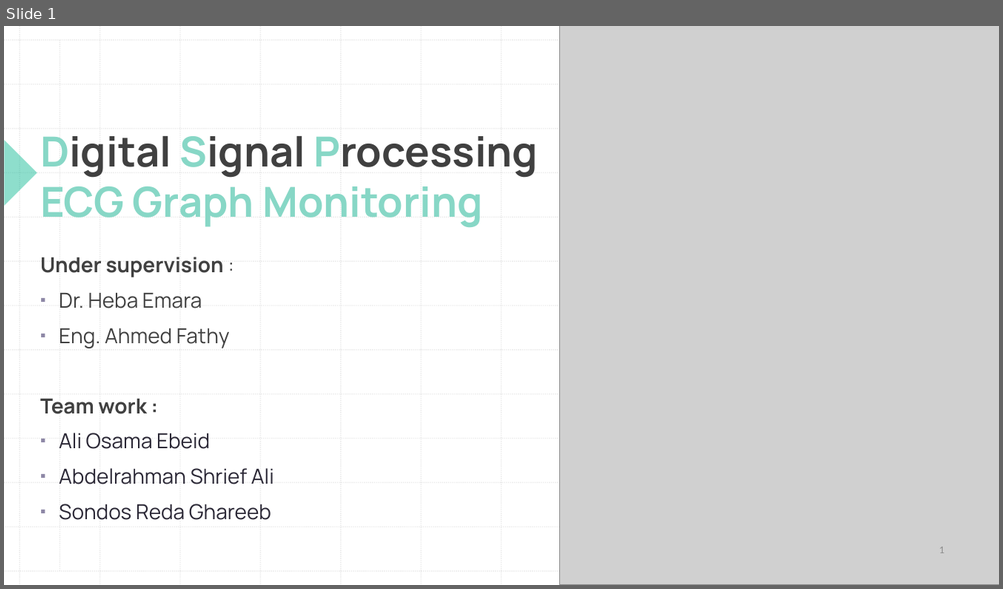
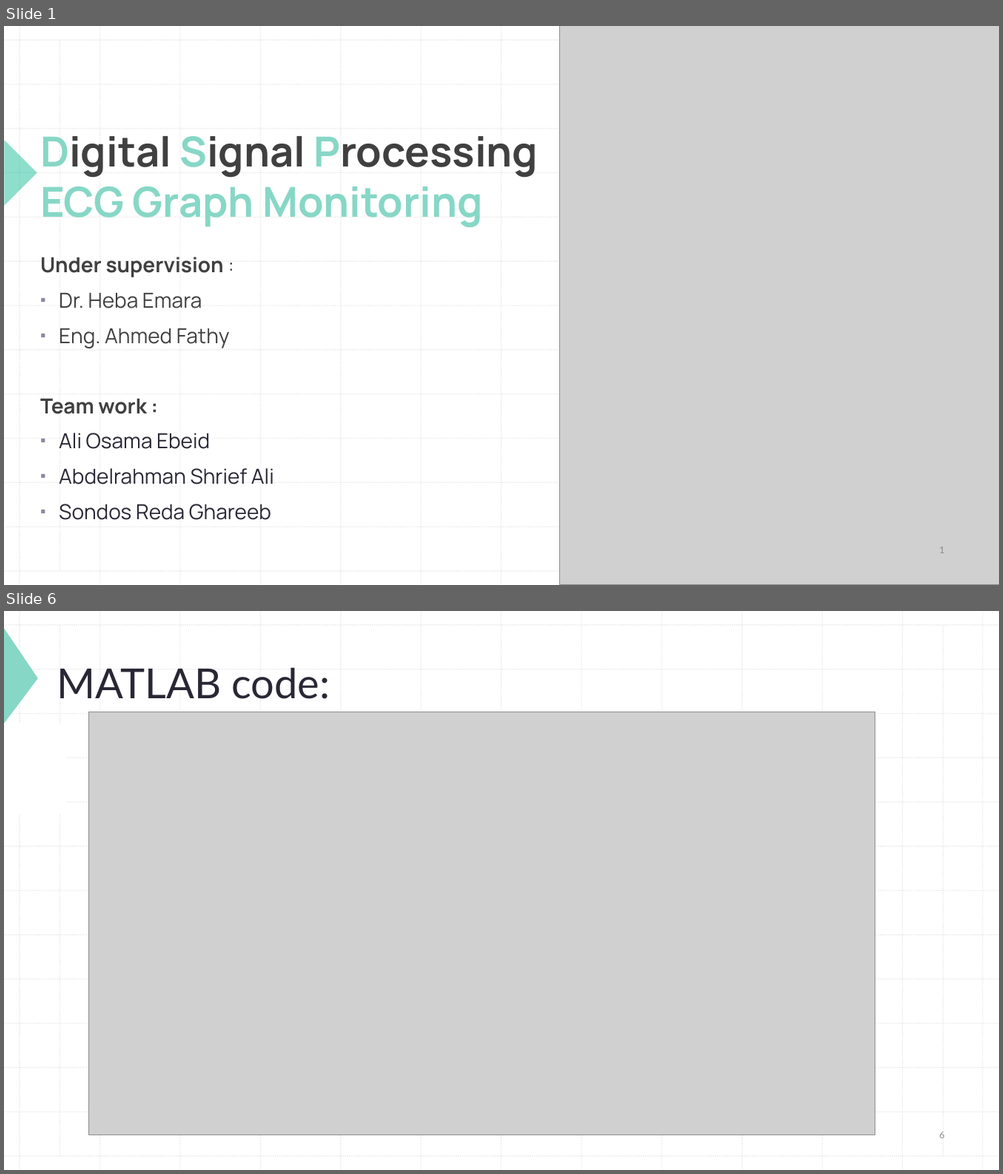
Before and after one commit to abdo-shrief270/PHI_GroupProjs, a slide deck: DSP/DSP Presentaion.pptx. Shown one above the other, each under a label of ours: slide 1 before the commit, slides 1 and 6 after it; the slides between them are not shown. The pictures are 1003x589 and 1003x1174 pixels, drawn with LibreOffice and Linux fonts; fonts in the diff are those of the drawing; grey boxes stand for pictures. Boxes give left, top, right and bottom in pixels: in the first picture for what was removed or moved away, otherwise in the second. Text is boxed around its words. In the diff, an @@ line names an element or a change of style, - is before the commit and + after.

```diff
--- a/DSP/DSP Presentaion.pptx
+++ b/DSP/DSP Presentaion.pptx
@@ slide 6 added at box(4, 611, 999, 1170), background #FFFFFF; not listed: 28 template elements that a slide beside it also shows @@
@@ triangle added at box(5, 628, 38, 723), fill #87D7C6 @@
@@ line added from (943, 625) to (943, 1156), #BCBCBC 1 pt dashed @@
@@ title added at box(57, 667, 330, 699), 40 pt, text #2A2735 @@
+MATLAB code:
@@ picture added at box(89, 712, 876, 1136) @@
@@ rectangle added at box(4, 723, 65, 813), fill #FFFFFF, outline #FFFFFF 1 pt @@
@@ page number added at box(939, 1132, 944, 1139), 9 pt, text #8C8C8C @@
+6
```
Also in this commit, not shown: 2 slides changed, 2 other slides added, 1 slide removed, 2 other files.
